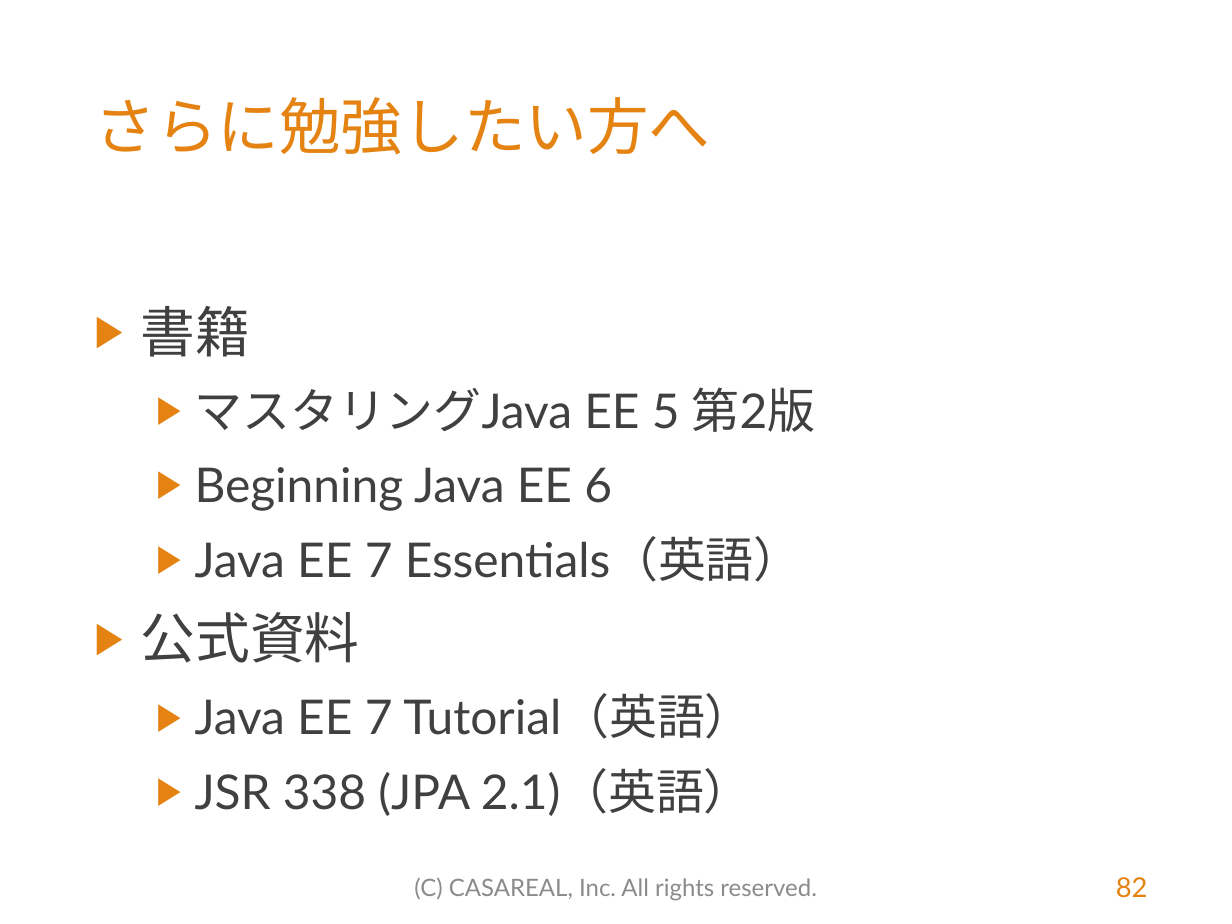
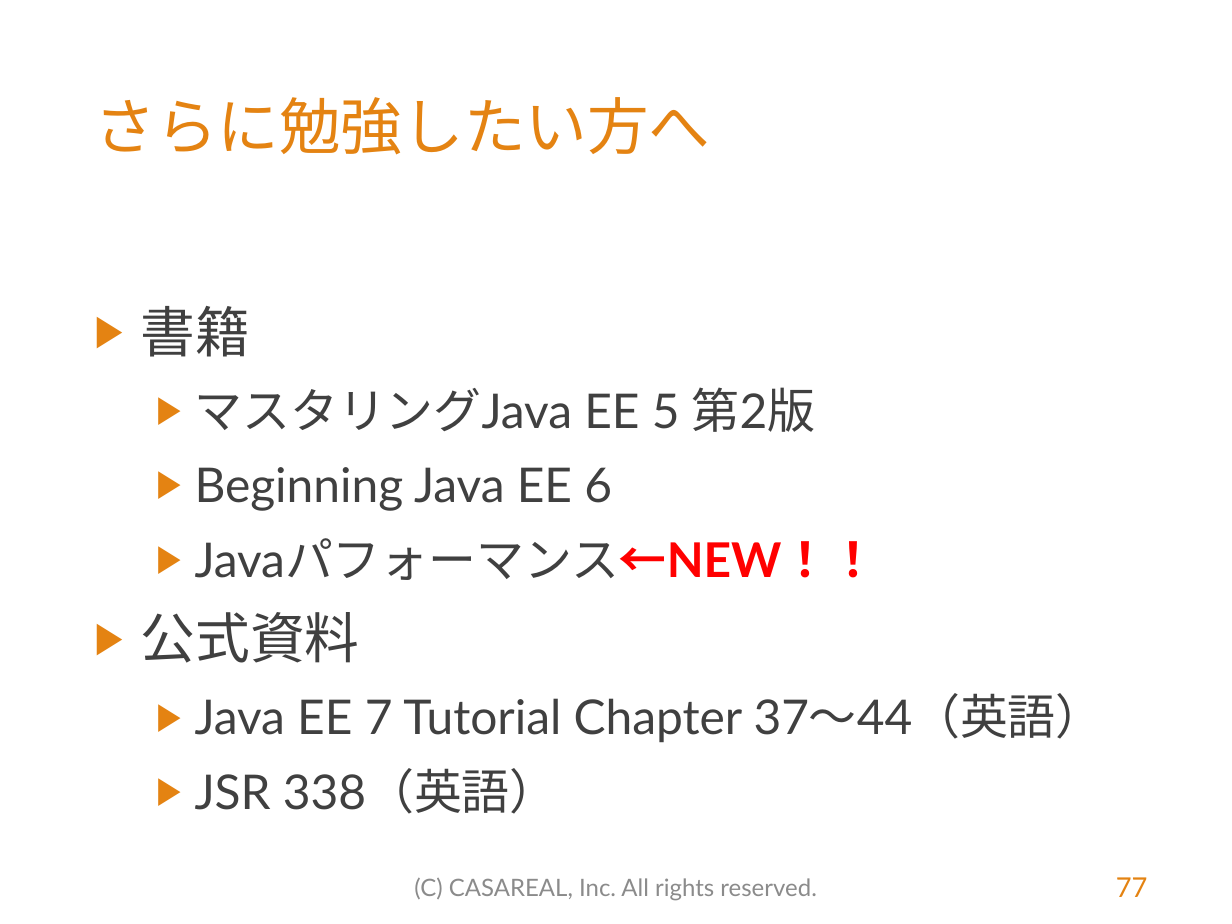
Before and after one commit to MasatoshiTada/hamaru-jpa-light, a slide deck: slide 77 of src/main/resources/はまる！JPA（初学者向けライト版）.pptx (slide 82 before the commit). Drawn at 1232x924 pixels with LibreOffice and Linux fonts; fonts in the diff are those of the drawing; background and template pictures are left out. Boxes give left, top, right and bottom in pixels: in the first picture for what was removed or moved away, otherwise in the second. Text is boxed around its words. In the diff, an @@ line names an element or a change of style, - is before the commit and + after.

```diff
--- a/src/main/resources/はまる！JPA（初学者向けライト版）.pptx
+++ b/src/main/resources/はまる！JPA（初学者向けライト版）.pptx
@@ text at <box>195,538,878,580</box>: text changed @@
-  ▶ Java EE 7 Essentials（英語）
+  ▶ Javaパフォーマンス←NEW！！
@@ text at <box>195,693,1104,814</box>: text changed @@
-  ▶ Java EE 7 Tutorial（英語）
-  ▶ JSR 338 (JPA 2.1)（英語）
+  ▶ Java EE 7 Tutorial Chapter 37～44（英語）
+  ▶ JSR 338（英語）
@@ page number at <box>1116,877,1148,897</box>: text changed @@
-82
+77
```
Also in this commit, not shown: 24 other slides changed, 5 slides removed, 3 other files.
